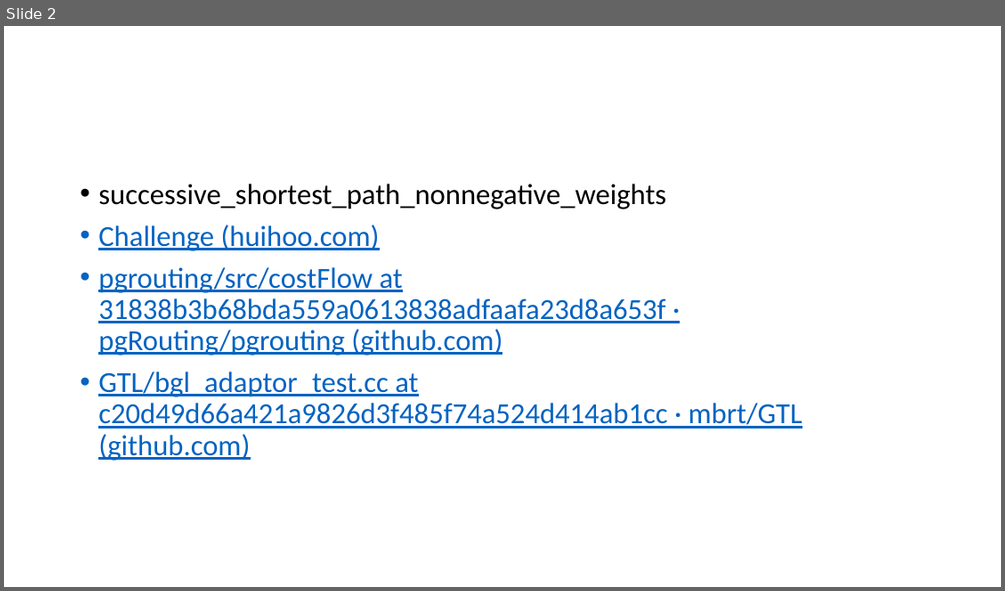
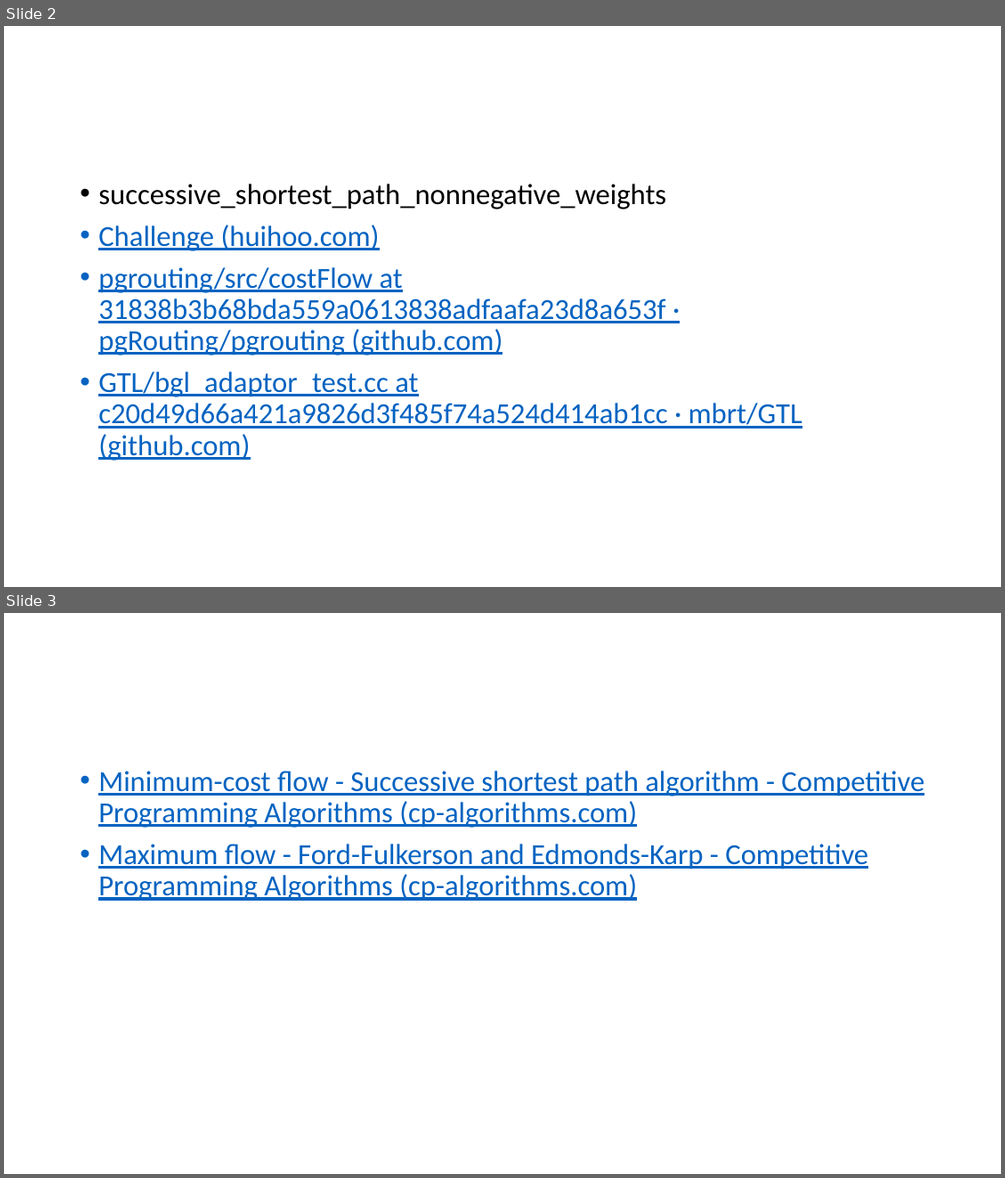
Before and after one commit to anirudhakulkarni/Parallel-MCMF-at-IISc-Research, a slide deck: reports/week-5.pptx. Shown one above the other, each under a label of ours: slide 2 before the commit, slides 2 and 3 after it. The pictures are 1005x591 and 1005x1178 pixels, drawn with LibreOffice and Linux fonts; fonts in the diff are those of the drawing. Boxes give left, top, right and bottom in pixels: in the first picture for what was removed or moved away, otherwise in the second. Text is boxed around its words. In the diff, an @@ line names an element or a change of style, - is before the commit and + after.

```diff
--- a/reports/week-5.pptx
+++ b/reports/week-5.pptx
@@ slide 3 added at (x1=4, y1=613, x2=1001, y2=1174), background #FFFFFF @@
@@ text added at (x1=98, y1=771, x2=924, y2=900), 28 pt, text #0563C1, underline @@
+• Minimum-cost flow - Successive shortest path algorithm - Competitive Programming Algorithms (cp-algorithms.com)
+• Maximum flow - Ford-Fulkerson and Edmonds-Karp - Competitive Programming Algorithms (cp-algorithms.com)
```
Also in this commit, not shown: 8 other slides added, 1 slide removed, 25 other files.
